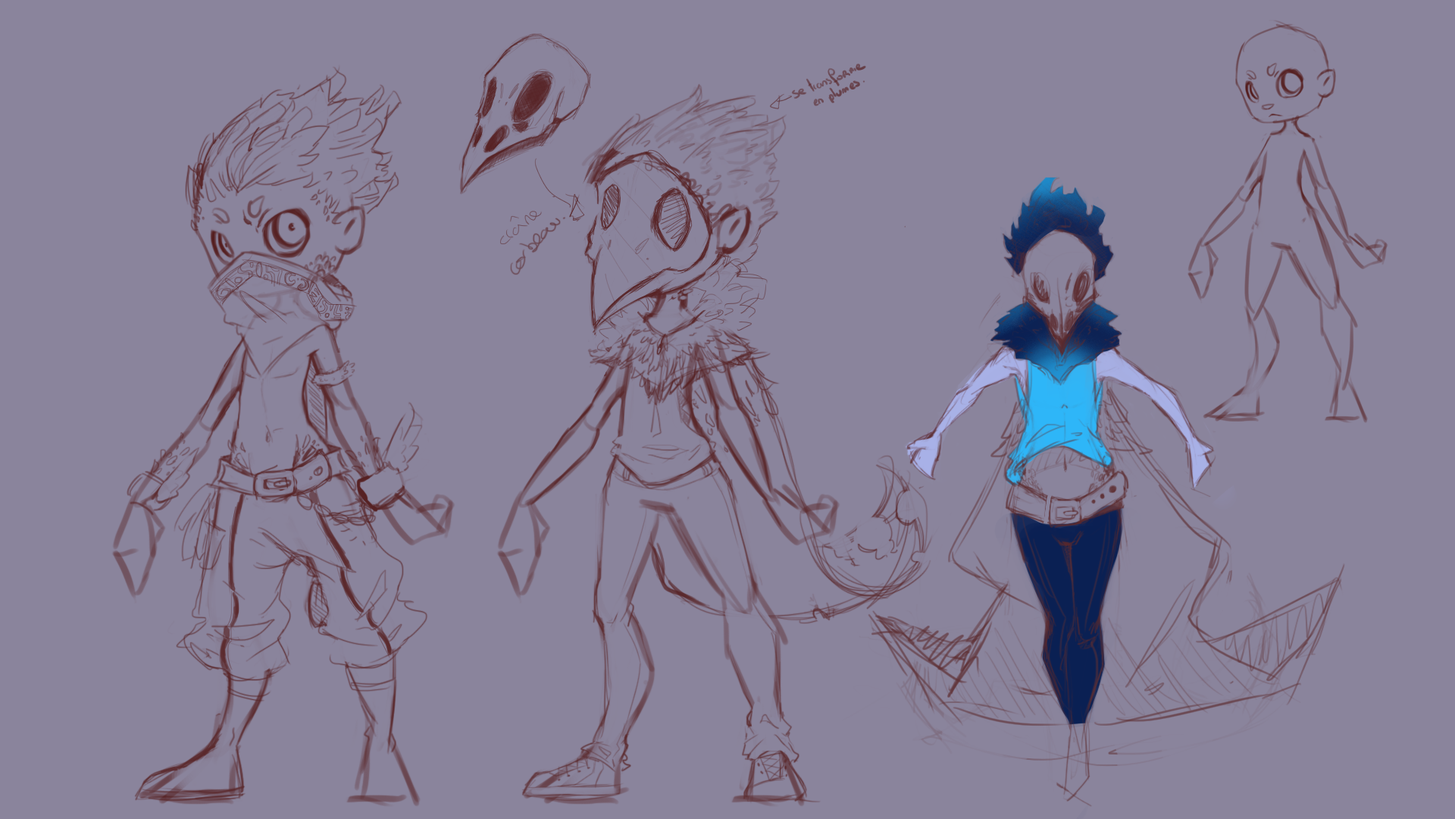
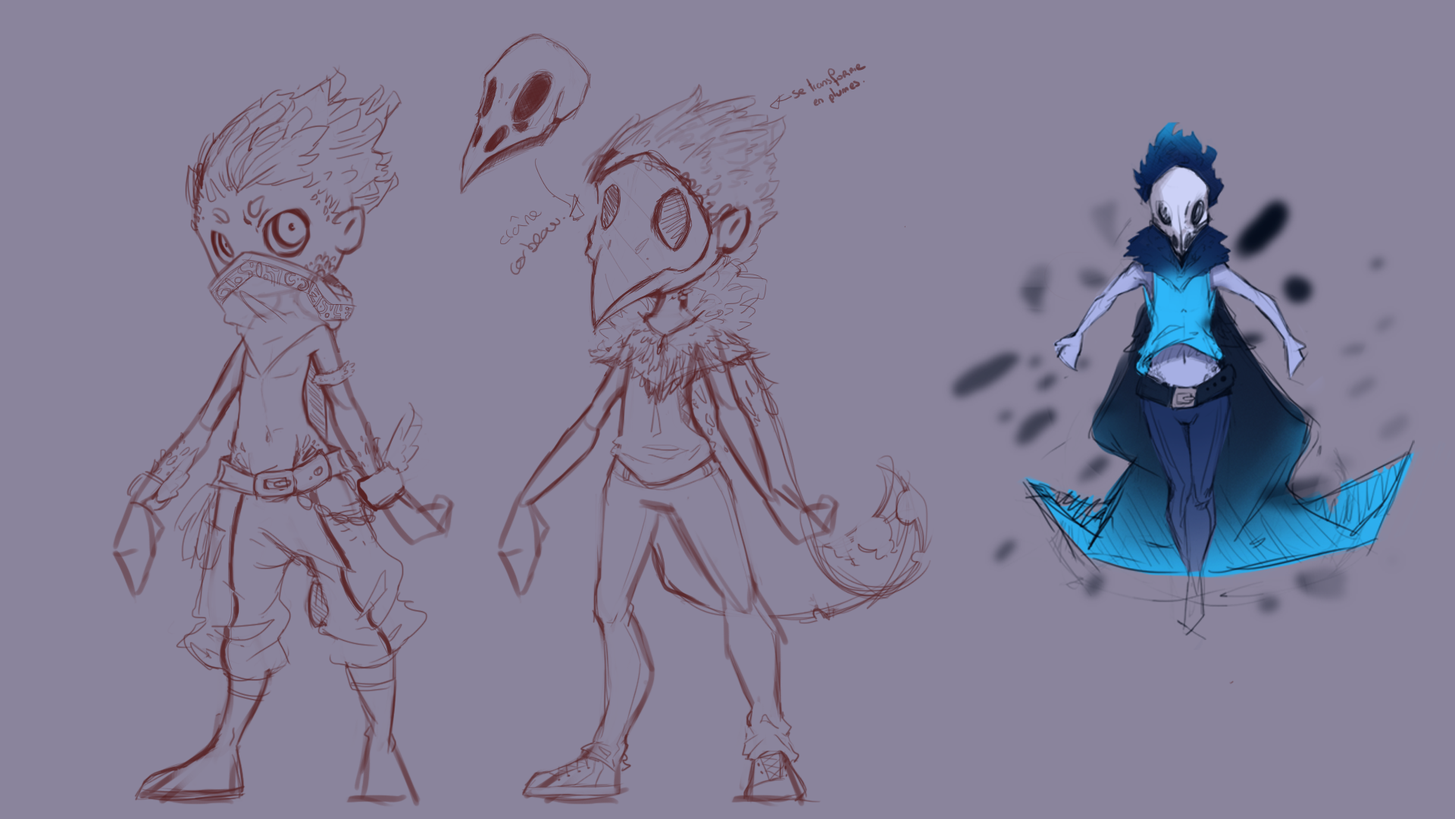
Revision of a layered 1455px x 819px image; what changed, layer by layer:
added group "colo_01" with 8 layers above "concept_01" over [942, 121, 1445, 650]
moved "colo" (1st of 2, in "colo_01") into group "colo_01", painted on it over [859, 122, 1416, 807]
added group "colo" (2nd of 2, in "colo_01") with 6 layers in group "colo_01" over [942, 121, 1445, 650]
added layer "Calque 18" in group "colo" over [942, 189, 1419, 624]
moved "Calque 14" into group "colo", painted on it over [983, 121, 1248, 819]
moved "Calque 15" into group "colo", painted on it over [1004, 258, 1226, 487]
added layer "Calque 17" in group "colo" over [1131, 132, 1213, 269]
moved "Calque 13" into group "colo", painted on it over [904, 256, 1326, 511]
added layer "Calque 16" in group "colo" over [1013, 266, 1445, 589]
painted on "concept_01" over [1187, 19, 1389, 423]
